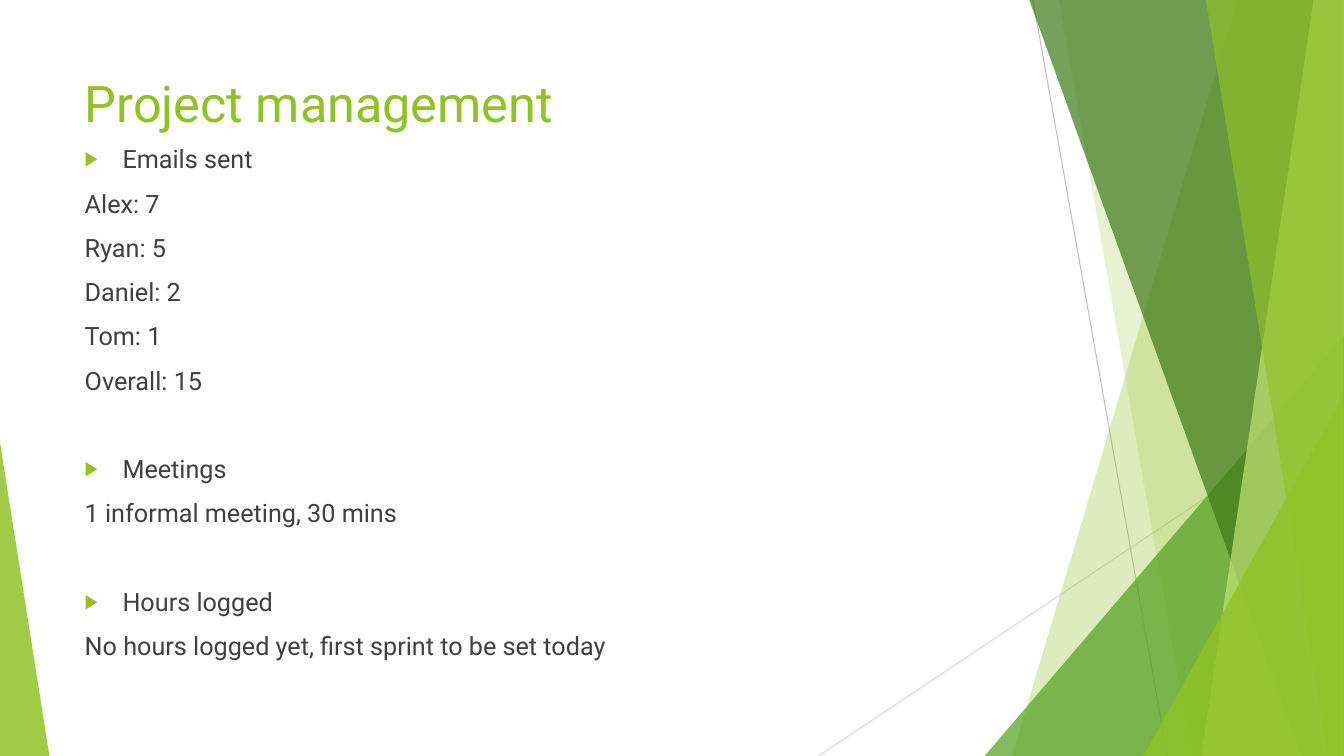
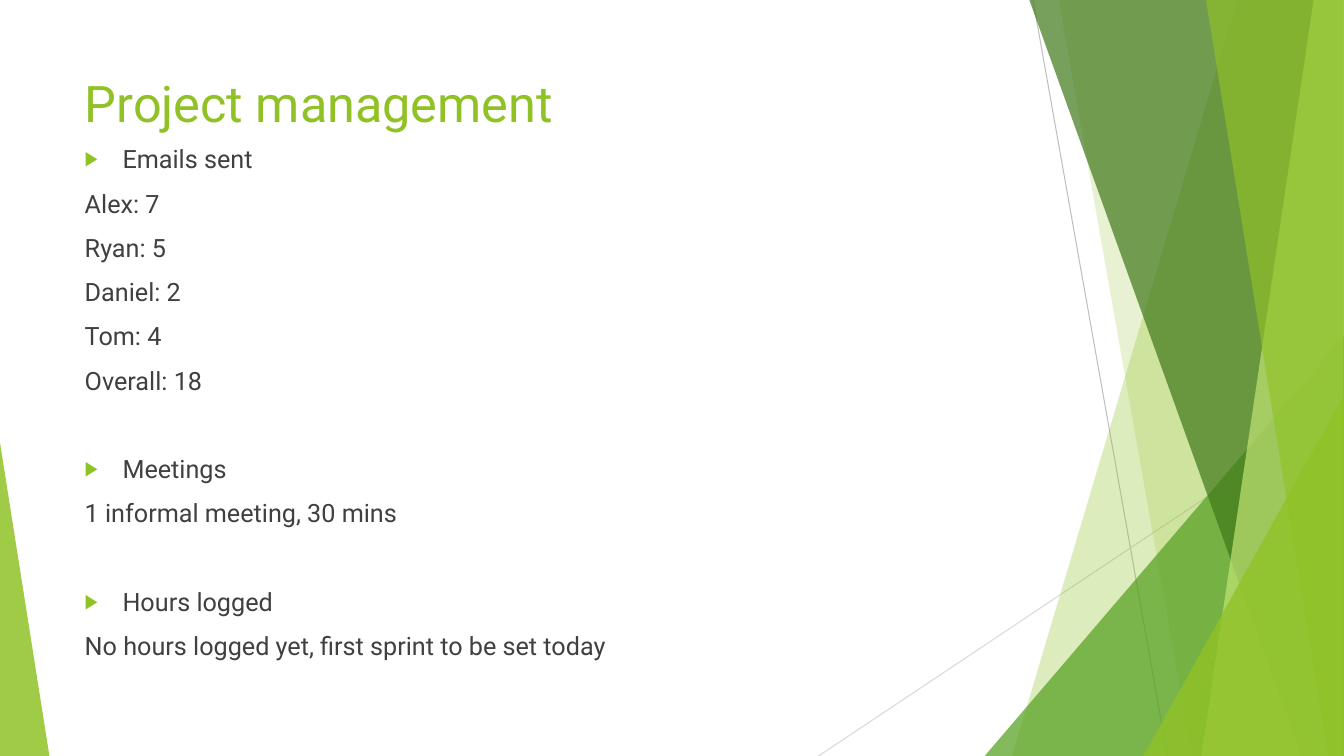
Before and after one commit to UoSGamesGroups/first-semester-l4-5-group-14, a slide deck: slide 8 of Group 14.pptx. Drawn at 1344x756 pixels with LibreOffice and Linux fonts; fonts in the diff are those of the drawing. Boxes give left, top, right and bottom in pixels: in the first picture for what was removed or moved away, otherwise in the second. Text is boxed around its words. In the diff, an @@ line names an element or a change of style, - is before the commit and + after.

```diff
--- a/Group 14.pptx
+++ b/Group 14.pptx
@@ text at box(85, 327, 202, 391): text changed @@
-Tom: 1
-Overall: 15
+Tom: 4
+Overall: 18
```
Also in this commit, not shown: 6 other slides changed.
